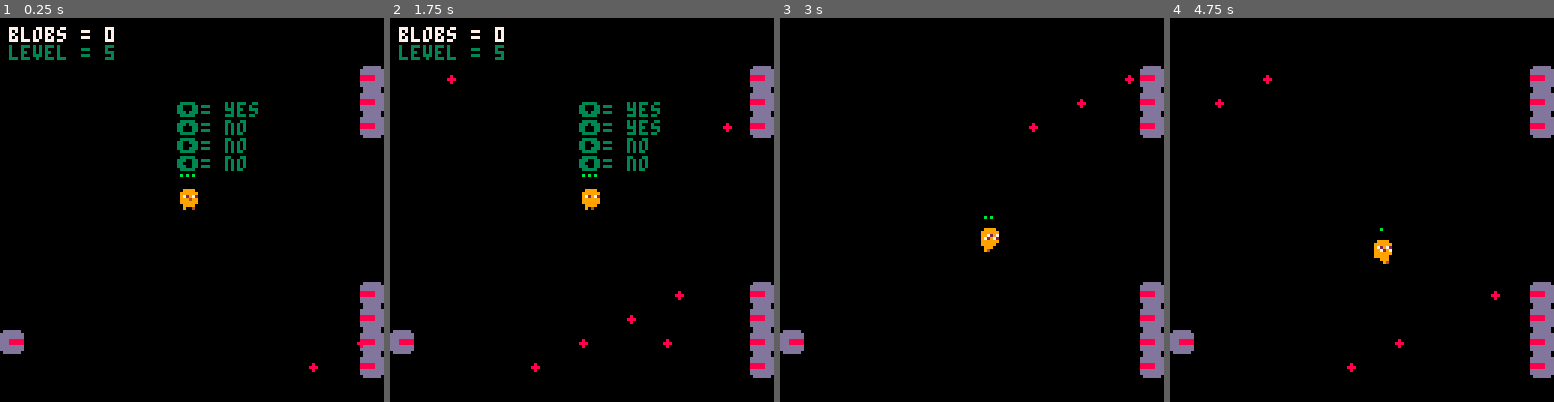
Above: before the commit, frames 1-4 (left to right).
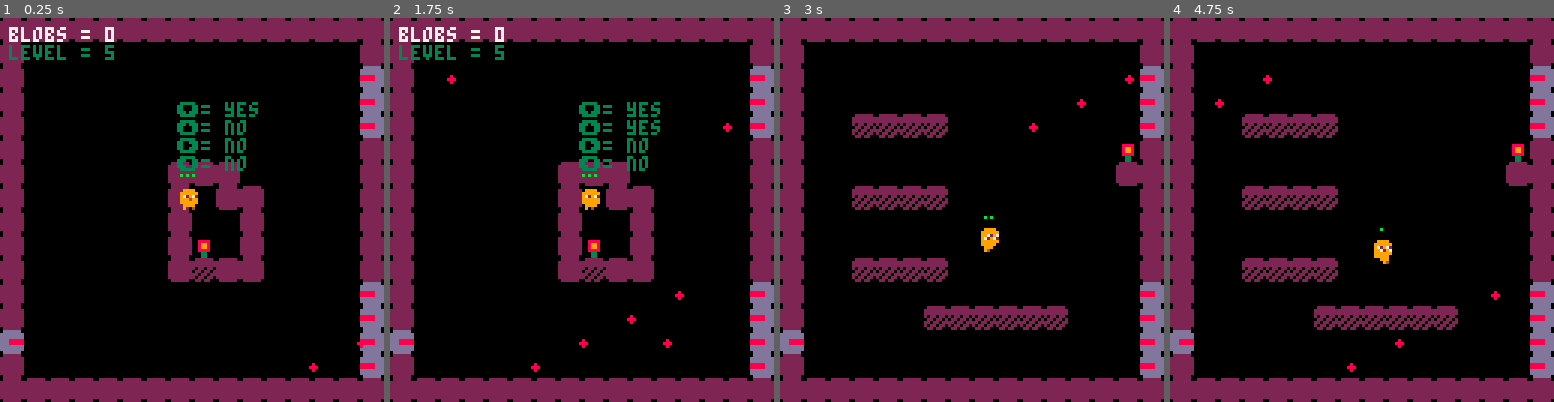
Above: after the commit, the same moments.

Repository: miglitopictures/blobson
Game: PICO-8 cartridge src/blobson.p8
Two runs of this game, one before a commit and one after it. Both use one fixed random seed, a clock stepped at 60 frames per second and the inputs below.
Inputs:
- Up to frame 1 (0.25 s): no input
- Up to frame 2 (1.75 s): tap X (X key) at 0.33, 1.07 s; tap O (Z key) at 0.7, 1.7 s; hold Right from 1.6 s (still down)
- Up to frame 3 (3 s): tap X (X key) at 1.85, 2.97 s; release Right at 2.1 s; tap O (Z key) at 2.1, 2.5, 2.9 s; hold Up 2.15-2.42 s; hold Right from 2.47 s (still down)
- Up to frame 4 (4.75 s): release Right at 3.03 s; hold Left 3.08-3.58 s; tap O (Z key) every 0.4 s from 3.3 to 4.5 s; hold Right 4.02-4.68 s; tap X (X key) at 4.08 s; hold Up from 4.73 s (still down)

The runs differ from the first frame. In frame 1, 23% of the frame differs, in the area x 0-100%, y 0-100%; in frame 2, 24%; in frame 3, 25%; in frame 4, 25%.

Commit message:
update map drawing with level based coord

Diff:
--- a/src/gameloop.lua
+++ b/src/gameloop.lua
@@ -66,7 +66,7 @@
 
 function _draw()
 	cls(0)
-	map(level*16,0)
+	map(to_level_x(0), to_level_y(0))
 
     -- draw entities
 	draw_player()
